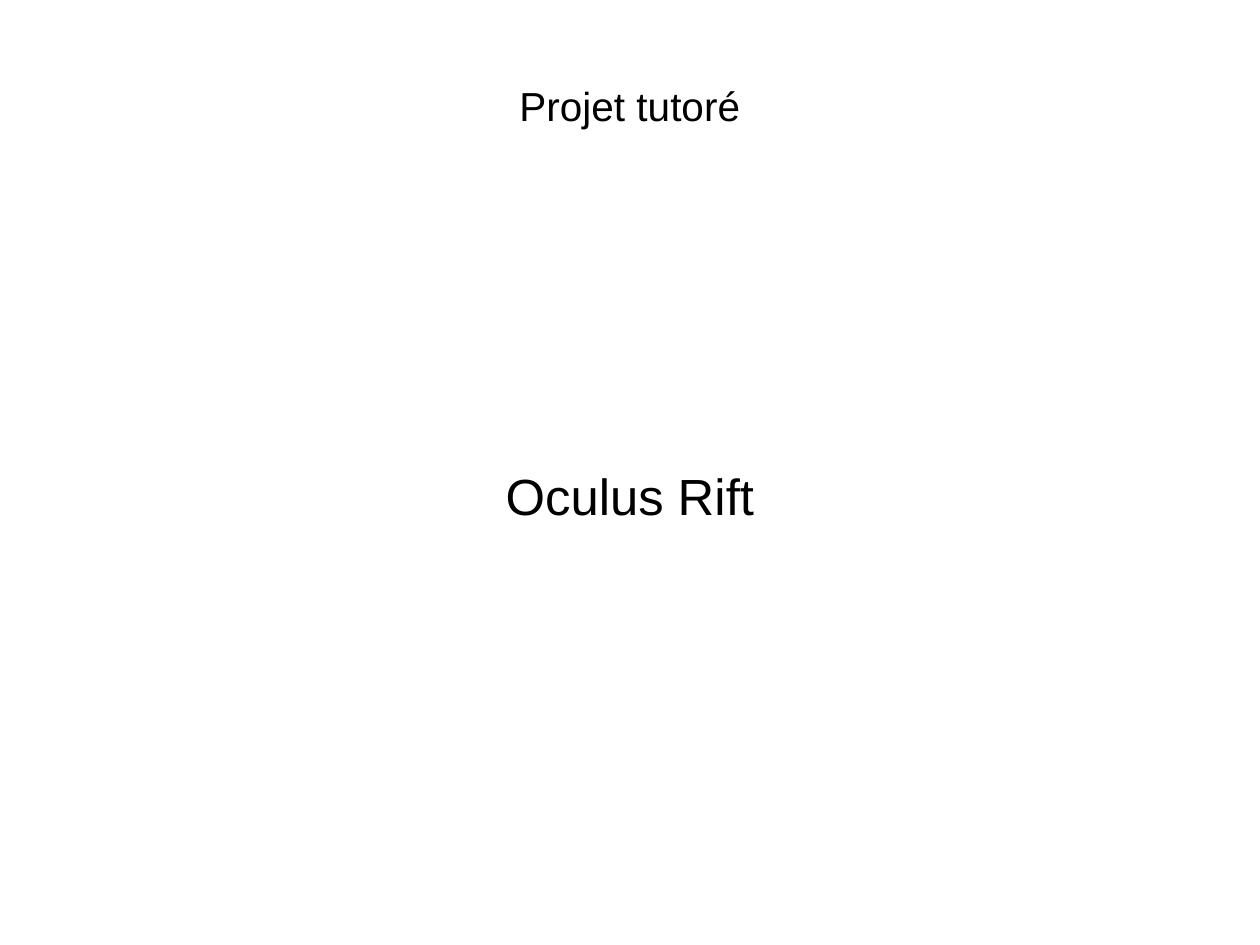
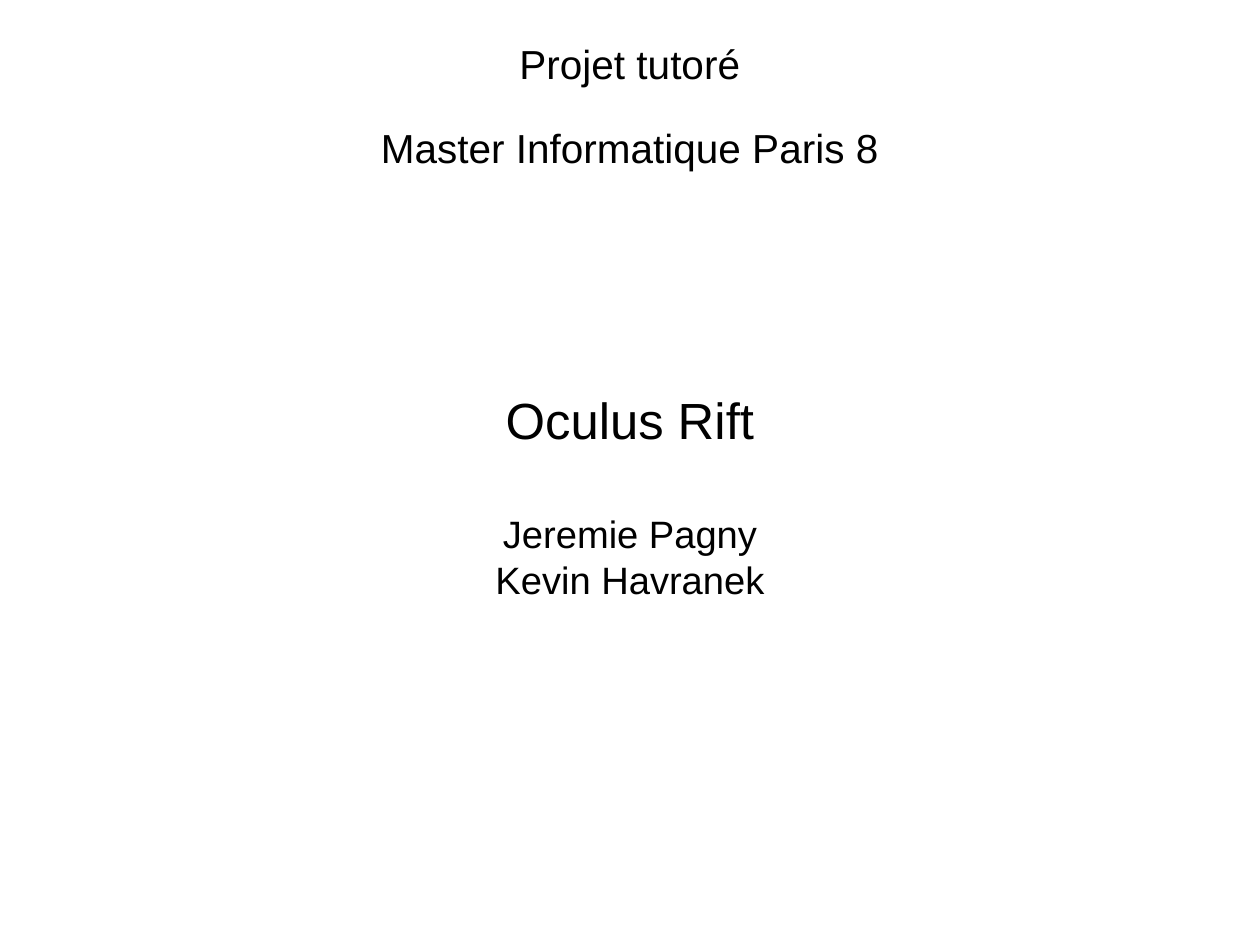
Before and after one commit to Mzartek/OculusRift_Tutoring, a slide deck: slide 1 of Report/first.odp. Drawn at 1260x945 pixels with LibreOffice and Linux fonts; fonts in the diff are those of the drawing. Boxes give left, top, right and bottom in pixels: in the first picture for what was removed or moved away, otherwise in the second. Text is boxed around its words. In the diff, an @@ line names an element or a change of style, - is before the commit and + after.

Commit message:
CHange diapo

```diff
--- a/Report/first.odp
+++ b/Report/first.odp
@@ title at <box>381,49,879,171</box>: text changed @@
-Projet tutoré
+Projet tutoré
+Master Informatique Paris 8
@@ subtitle at <box>495,520,764,595</box>: paragraphs added @@
+Jeremie Pagny
+Kevin Havranek
```
